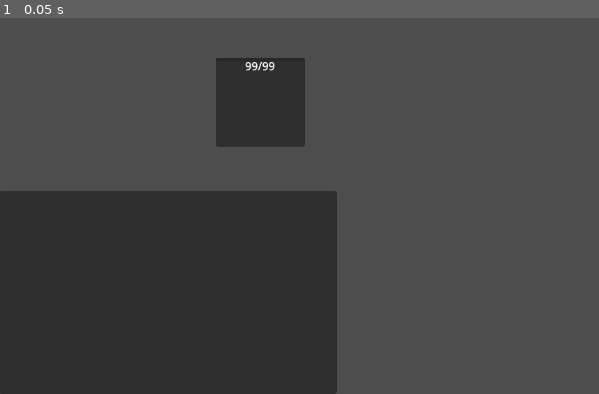
Above: before the commit, frame 1.
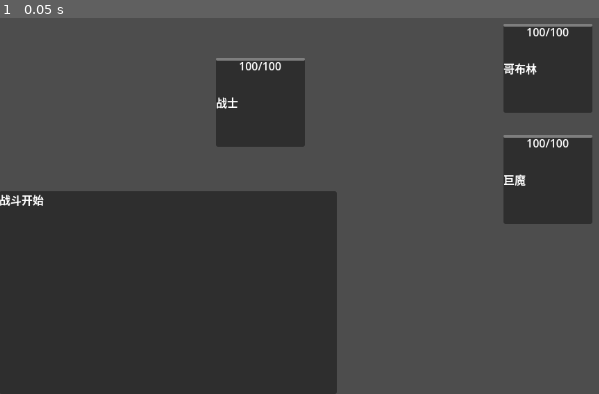
Above: after the commit, the same moment.

Repository: Liweimin0512/godot_nut_dungeon
Game: Godot game, scene res://main.tscn
Same seed, same stepped clock (60 frames per second), same inputs: the game is played once before the commit and once after it.
Inputs:
- Up to frame 1 (0.05 s): no input

The runs differ from the first frame. In frame 1, 7.3% of the frame differs, in the area x 0-99%, y 1-55%.
Error before the commit: Parse Error: Invalid argument for "initialization()" function: argument 1 should be "Dictionary" but is "CombatComponent". (res://source/character.gd:37)
Error after the commit: Invalid access to property or key 'attribute_value_changed' on a base object of type 'Resource (AbilityAttribute)'. (res://source/ability_system/ability_resour…

Commit message:
技能组件重构

Diff:
--- a/data_models/ability/skill_ability/attack.tres
+++ b/data_models/ability/skill_ability/attack.tres
@@ -1,15 +1,7 @@
-[gd_resource type="Resource" script_class="SkillAbility" load_steps=5 format=3 uid="uid://djxtouuveyace"]
+[gd_resource type="Resource" script_class="SkillAbility" load_steps=3 format=3 uid="uid://djxtouuveyace"]
 
 [ext_resource type="Script" path="res://source/ability_system/ability_effect/ability_effect.gd" id="1_arydq"]
-[ext_resource type="Script" path="res://source/ability_system/ability_effect/deal_damage.gd" id="2_ilajx"]
 [ext_resource type="Script" path="res://source/ability_system/ability/skill_ability.gd" id="2_m7n11"]
-
-[sub_resource type="Resource" id="Resource_8mj2q"]
-script = ExtResource("2_ilajx")
-damage_multiplier = 1.0
-target_type = &""
-target_amount = 1
-effects = Array[ExtResource("1_arydq")]([])
 
 [resource]
 script = ExtResource("2_m7n11")
@@ -27,4 +19,4 @@
 ability_name = &"普通攻击"
 ability_description = "一次普通攻击，对幼小的心灵造成多么大的伤害！"
 level = 1
-effects = Array[ExtResource("1_arydq")]([SubResource("Resource_8mj2q")])
+effects = Array[ExtResource("1_arydq")]([])
--- a/data_models/ability/skill_ability/resolute.tres
+++ b/data_models/ability/skill_ability/resolute.tres
@@ -3,7 +3,7 @@
 [ext_resource type="Script" path="res://source/ability_system/ability_effect/ability_effect.gd" id="1_foxpy"]
 [ext_resource type="Script" path="res://source/ability_system/ability_effect/modify_resource.gd" id="2_4knft"]
 [ext_resource type="Script" path="res://source/ability_system/ability/skill_ability.gd" id="2_mnj2n"]
-[ext_resource type="Script" path="res://source/ability_system/ability_trigger/ability_trigger.gd" id="4_77ecx"]
+[ext_resource type="Script" path="res://source/ability_system/ability_trigger_condition/ability_trigger.gd" id="4_77ecx"]
 [ext_resource type="Script" path="res://source/ability_system/ability_trigger_condition/ability_trigger_condition.gd" id="5_occg1"]
 [ext_resource type="Script" path="res://source/ability_system/ability_trigger_condition/ability_trigger_condition_chance.gd" id="6_jpg1i"]
 
--- a/data_models/ability/skill_ability/retaliate.tres
+++ b/data_models/ability/skill_ability/retaliate.tres
@@ -3,7 +3,7 @@
 [ext_resource type="Script" path="res://source/ability_system/ability_effect/ability_effect.gd" id="1_qf0ux"]
 [ext_resource type="Script" path="res://source/ability_system/ability/skill_ability.gd" id="2_ak3um"]
 [ext_resource type="Script" path="res://source/ability_system/ability_effect/counter_attack.gd" id="2_qeuuc"]
-[ext_resource type="Script" path="res://source/ability_system/ability_trigger/ability_trigger.gd" id="4_7xum3"]
+[ext_resource type="Script" path="res://source/ability_system/ability_trigger_condition/ability_trigger.gd" id="4_7xum3"]
 [ext_resource type="Script" path="res://source/ability_system/ability_trigger_condition/ability_trigger_condition.gd" id="5_ugqet"]
 [ext_resource type="Script" path="res://source/ability_system/ability_trigger_condition/ability_trigger_condition_chance.gd" id="6_isi10"]
 
--- a/data_models/character/hero/warrior.tres
+++ b/data_models/character/hero/warrior.tres
@@ -6,12 +6,9 @@
 [ext_resource type="Script" path="res://data_models/character/character_model.gd" id="3_smf2k"]
 [ext_resource type="Script" path="res://source/ability_system/ability/skill_ability.gd" id="3_uvp6y"]
 [ext_resource type="Script" path="res://source/ability_system/ability_resource/ability_resource.gd" id="3_xp3cv"]
-[ext_resource type="Script" path="res://source/ability_system/ability_effect/deal_damage.gd" id="4_2ggib"]
-[ext_resource type="Script" path="res://source/ability_system/ability_effect/modify_resource.gd" id="5_rjx8t"]
-[ext_resource type="Script" path="res://source/ability_system/ability_trigger/ability_trigger.gd" id="6_l55re"]
+[ext_resource type="Script" path="res://source/ability_system/ability_trigger_condition/ability_trigger.gd" id="4_on13w"]
 [ext_resource type="Script" path="res://source/ability_system/ability_trigger_condition/ability_trigger_condition.gd" id="7_1gjac"]
 [ext_resource type="Script" path="res://source/ability_system/ability_trigger_condition/ability_trigger_condition_chance.gd" id="8_n6a1i"]
-[ext_resource type="Script" path="res://source/ability_system/ability_effect/counter_attack.gd" id="9_0ldfb"]
 [ext_resource type="Script" path="res://source/ability_system/ability_resource/health_resource.gd" id="12_0ykgn"]
 [ext_resource type="Script" path="res://source/ability_system/ability_resource/rage_resource.gd" id="13_4uwnu"]
 
@@ -51,13 +48,6 @@
 level = 1
 effects = Array[ExtResource("2_cwbkj")]([])
 
-[sub_resource type="Resource" id="Resource_bpy7w"]
-script = ExtResource("4_2ggib")
-damage_multiplier = 1.5
-target_type = &"enemy"
-target_amount = 1
-effects = Array[ExtResource("2_cwbkj")]([])
-
 [sub_resource type="Resource" id="Resource_o2d38"]
 script = ExtResource("3_uvp6y")
 target_type = &"enemy"
@@ -74,14 +64,6 @@
 ability_name = &"英勇打击"
 ability_description = "对单个敌人进行强力打击"
 level = 1
-effects = Array[ExtResource("2_cwbkj")]([SubResource("Resource_bpy7w")])
-
-[sub_resource type="Resource" id="Resource_dka1f"]
-script = ExtResource("5_rjx8t")
-rage_chance = 0.3
-rage_amount = 5
-target_type = &"self"
-target_amount = 1
 effects = Array[ExtResource("2_cwbkj")]([])
 
 [sub_resource type="Resource" id="Resource_dgabu"]
@@ -89,7 +71,7 @@
 chance = 0.3
 
 [sub_resource type="Resource" id="Resource_82u64"]
-script = ExtResource("6_l55re")
+script = ExtResource("4_on13w")
 trigger_type = &"on_hurt"
 trigger_conditions = Array[ExtResource("7_1gjac")]([SubResource("Resource_dgabu")])
 
@@ -110,14 +92,6 @@
 ability_description = "在受到攻击时，有一定几率获得额外的怒气"
 trigger = SubResource("Resource_82u64")
 level = 1
-effects = Array[ExtResource("2_cwbkj")]([SubResource("Resource_dka1f")])
-
-[sub_resource type="Resource" id="Resource_wma4j"]
-script = ExtResource("9_0ldfb")
-counter_chance = 0.3
-damage_multiplier = 0.6
-target_type = &"enemy"
-target_amount = 1
 effects = Array[ExtResource("2_cwbkj")]([])
 
 [sub_resource type="Resource" id="Resource_o4lqm"]
@@ -125,7 +99,7 @@
 chance = 0.3
 
 [sub_resource type="Resource" id="Resource_skg8d"]
-script = ExtResource("6_l55re")
+script = ExtResource("4_on13w")
 trigger_type = &"on_hurt"
 trigger_conditions = Array[ExtResource("7_1gjac")]([SubResource("Resource_o4lqm")])
 
@@ -146,7 +120,7 @@
 ability_description = "在受到普通攻击时有机会进行反击"
 trigger = SubResource("Resource_skg8d")
 level = 1
-effects = Array[ExtResource("2_cwbkj")]([SubResource("Resource_wma4j")])
+effects = Array[ExtResource("2_cwbkj")]([])
 
 [sub_resource type="Resource" id="Resource_jvqq5"]
 resource_local_to_scene = true
--- a/main.gd
+++ b/main.gd
@@ -45,7 +45,7 @@
 					c_combat.owner, damage
 				])
 		)
-		c_combat.ability_component.cast_finished.connect(
+		c_combat.ability_component.ability_cast_finished.connect(
 			func(ability: Ability) -> void:
 				rich_text_label.text += "{0} 释放 {1} 技能！\n".format([c_combat, ability])
 		)
--- a/source/ability_system/ability_attribute.gd
+++ /dev/null
@@ -1,60 +0,0 @@
-extends Resource
-class_name AbilityAttribute
-
-## 技能属性类，代表技能依赖的一切属性，包括但不限于： 生命值、攻击力、防御力等
-
-## 属性名称，相当于ID
-@export var attribute_name : StringName
-## 属性值
-var attribute_value: float:
-	get:
-		return (_base_value + _value_modify) * (1 + _percentage_modify) + _absolute_modify
-	set(value):
-		assert(false, "只读属性，无法赋值")
-## 属性基础值
-@export var _base_value: float  # 基础值
-## 数值修改值
-var _value_modify : float
-## 百分比修改值
-var _percentage_modify: float
-## 绝对值修改值
-var _absolute_modify : float
-## 属性修改器列表
-var _modifiers: Array[AbilityAttributeModifier] = []
-
-func _init(atr_name : StringName = "", base: float = 0) -> void:
-	attribute_name = atr_name
-	_base_value = base
-	_value_modify = 0
-	_percentage_modify = 0
-	_absolute_modify = 0
-
-## 修改属性
-func modify(modify_type: AbilityDefinition.ATTRIBUTE_MODIFIER_TYPE, value: float) -> void:
-	match modify_type:
-		AbilityDefinition.ATTRIBUTE_MODIFIER_TYPE.VALUE:
-			_value_modify += value
-		AbilityDefinition.ATTRIBUTE_MODIFIER_TYPE.PERCENTAGE:
-			_percentage_modify += value
-		AbilityDefinition.ATTRIBUTE_MODIFIER_TYPE.ABSOLUTE:
-			_absolute_modify = value
-
-## 添加修改器
-func add_modifier(modifier: AbilityAttributeModifier) -> void:
-	_modifiers.append(modifier)
-	modify(modifier.modifier_type, modifier.value)
-
-## 移除修改器
-func remove_modifier(modifier: AbilityAttributeModifier) -> void:
-	_modifiers.erase(modifier)
-	modify(modifier.modifier_type, -modifier.value)
-
-## 获取所有修改器
-func get_modifiers() -> Array[AbilityAttributeModifier]:
-	return _modifiers
-
-func _to_string() -> String:
-	return "{attribute_name} : {attribute_value}".format({
-		"attribute_name": attribute_name,
-		"attribute_value": attribute_value
-	})
--- a/source/ability_system/ability_attribute/ability_attribute.gd
+++ b/source/ability_system/ability_attribute/ability_attribute.gd
@@ -14,11 +14,11 @@
 ## 属性基础值
 @export var _base_value: float  # 基础值
 ## 数值修改值
-var _value_modify : float
+var _value_modify : float = 0
 ## 百分比修改值
-var _percentage_modify: float
+var _percentage_modify: float = 0
 ## 绝对值修改值
-var _absolute_modify : float
+var _absolute_modify : float = 0
 ## 属性修改器列表
 var _modifiers: Array[AbilityAttributeModifier] = []
 
--- a/source/ability_system/ability_component.gd
+++ b/source/ability_system/ability_component.gd
@@ -4,13 +4,11 @@
 ## 技能组件
 
 ## 技能属性集
-@export var ability_attributes : Array[AbilityAttribute]
-## 当前单位所有的技能消耗资源
-@export var ability_resources : Array[AbilityResource]
+@export var _ability_attributes : Dictionary
+## 当前单位所有的技能消耗资源，同名资源是单例
+@export var _ability_resources : Dictionary
 ## 当前单位所拥有的全部技能(包括BUFF)
-@export var abilities : Array[Ability]
-## 技能执行上下文
-var _ability_context : Dictionary
+@export var _abilities : Dictionary
 
 ## 属性变化时发出
 signal attribute_changed(atr_name: StringName, value: float)
@@ -20,16 +18,23 @@
 signal ability_cast_finished(ability: Ability)
 
 ## 组件初始化
-func initialization(context: Dictionary = {}) -> void:
-	_ability_context = context
-	for res : AbilityResource in ability_resources:
-		res.initialization(self, _ability_context)
+func initialization(
+		attribute_set: Array[AbilityAttribute] = [],
+		ability_resource_set : Array[AbilityResource] = [],
+		ability_set : Array[Ability] = []) -> void:
+	for attribute : AbilityAttribute in attribute_set:
+		if not _ability_attributes.has(attribute.attribute_name):
+			_ability_attributes[attribute.attribute_name] = attribute
+		# attribute.initialization(self)
+	for res : AbilityResource in ability_resource_set:
+		_ability_resources[res.ability_resource_name] = res
+		res.initialization(self)
 		res.current_value_changed.connect(
 			func(value: int) -> void:
 				resource_changed.emit(res.ability_resource_name, value)
 		)
-	for ability in abilities:
-		ability.initialization(self, _ability_context)
+	for ability in ability_set:
+		_abilities[ability.ability_name] = ability
 		ability.cast_finished.connect(
 			func() -> void:
 				ability_cast_finished.emit(ability)
@@ -39,16 +44,16 @@
 
 ## 获取属性
 func get_attribute(atr_name: StringName) -> AbilityAttribute:
-	for atr : AbilityAttribute in ability_attributes:
-		if atr.attribute_name == atr_name:
-			return atr
+	var attribute : AbilityAttribute = _ability_attributes.get(atr_name)
+	if attribute:
+		return attribute
 	return null
 
 ## 获取属性值
 func get_attribute_value(atr_name : StringName) -> float:
-	var atr := get_attribute(atr_name)
-	if atr:
-		return atr.attribute_value
+	var attribute := get_attribute(atr_name)
+	if attribute:
+		return attribute.attribute_value
 	assert(false, "找不到需要的属性："+ atr_name)
 	return -1
 
@@ -91,9 +96,9 @@
 
 ## 获取资源
 func get_resource(res_name: StringName) -> AbilityResource:
-	for res : AbilityResource in ability_resources:
-		if res.ability_resource_name == res_name:
-			return res
+	var res : AbilityResource = _ability_resources.get(res_name)
+	if res:
+		return res
 	return null
 
 ## 消耗资源
@@ -104,8 +109,8 @@
 	return false
 
 ## 触发资源回调
-func _callback_resource(callback_name: StringName, callbakc_params : Array) -> void:
-	for res : AbilityResource in ability_resources:
+func _handle_resource_callback(callback_name: StringName, callbakc_params : Array) -> void:
+	for res : AbilityResource in _ability_resources.values():
 		if res.has_method(callback_name):
 			res.callv(callback_name, callbakc_params)
 
@@ -115,20 +120,20 @@
 
 ## 获取可用主动技能
 func get_available_abilities() -> Array[Ability]:
-	var available_abilities : Array[Ability] = abilities.filter(
+	var available_abilities : Array[Ability] = _abilities.values().filter(
 		func(ability: Ability) -> bool:
 			return _is_ability_available(ability)
 	)
 	return available_abilities
 
 ## 尝试释放技能
-func try_cast_ability(ability: Ability, context:Dictionary = {}) -> void:
+func try_cast_ability(ability: Ability, context:Dictionary = {}) -> bool:
 	if not has_enough_resources(ability.cost_resource_name, ability.cost_resource_value):
 		print("消耗不足，无法释放技能！")
-		return
+		return false
 	if ability.is_cooldown:
 		print("技能正在冷却！")
-		return
+		return false
 	await get_tree().create_timer(0.5).timeout
 	var caster : Node = context.caster
 	consume_resources(ability.cost_resource_name, ability.cost_resource_value)
@@ -136,22 +141,18 @@
 	for effect : AbilityEffect in ability.effects:
 		effect.apply_effect(context)
 	ability.current_cooldown = ability.cooldown
+	return true
 
 ## 更新技能冷却计时，在回合开始前
 func update_ability_cooldown() -> void:
-	for ability : Ability in abilities:
+	for ability : Ability in _abilities:
 		if not ability is SkillAbility: continue
 		if ability.is_cooldown:
 			ability.current_cooldown -= 1
 
-## 判断技能是否可用
-func _is_ability_available(ability: Ability) -> bool:
-	## 这个方法用来筛选哪些可用的主动技能
-	return not ability.is_cooldown and not ability.is_auto_cast and has_enough_resources(ability.cost_resource_name, ability.cost_resource_value)
-
 ## 应用技能
-func apply_ability(ability: Ability) -> void:
-	ability.initialization(self, _ability_context)
+func apply_ability(ability: Ability, ability_context: Dictionary = {}) -> void:
+	ability.initialization(self, ability_context)
 	if ability is SkillAbility:
 		if ability.is_auto_cast and ability.trigger == null:
 			try_cast_ability(ability)
@@ -161,39 +162,36 @@
 			remove_ability(_buff)
 			if _buff.buff_type == AbilityDefinition.BUFF_TYPE.DURATION or _buff.can_stack:
 				ability.value += _buff.value
-		_ability_context["source"] = ability
+		ability_context["source"] = ability
 		print("应用BUFF：", ability)
 	for effect in ability.effects:
-		effect.apply_effect(_ability_context)
-	abilities.append(ability)
+		effect.apply_effect(ability_context)
+	_abilities[ability.ability_name] = ability
 
 ## 移除技能
-func remove_ability(ability: Ability) -> void:
-	abilities.erase(ability)
+func remove_ability(ability: Ability, ability_context: Dictionary = {}) -> void:
+	_abilities.erase(ability.ability_name)
 	for effect in ability.effects:
-		effect.remove_effect(_ability_context)
+		effect.remove_effect(ability_context)
 	print("移除Ability：", ability)
 
 ## 获取BUFF技能
 func get_buff_ability(buff_name : StringName) -> BuffAbility:
-	for ability in abilities:
+	for ability in _abilities.values():
 		if ability is BuffAbility and ability.ability_name	 == buff_name:
 			return ability
 	return null
 
 ## 获取SKILL技能
 func get_skill_ability(skill_name : StringName) -> SkillAbility:
-	for ability in abilities:
+	for ability in _abilities.values():
 		if ability is SkillAbility and ability.ability_name	 == skill_name:
 			return ability
 	return null
 
 ## 获取所有BUFF技能
-func get_buffs() -> Array[BuffAbility]:
-	return abilities.filter(
-		func(ability: Ability) -> bool:
-			return ability is BuffAbility
-			)
+func get_buffs() -> Array[Ability]:
+	return _abilities.values().filter(func(ability: Ability) -> bool:return ability is BuffAbility)
 
 ## 更新BUFF状态
 func update_buffs() -> void:
@@ -206,12 +204,17 @@
 				if buff.value <= 0:
 					remove_ability(buff)
 
+## 判断技能是否可用
+func _is_ability_available(ability: Ability) -> bool:
+	## 这个方法用来筛选哪些可用的主动技能
+	return not ability.is_cooldown and not ability.is_auto_cast and has_enough_resources(ability.cost_resource_name, ability.cost_resource_value)
+
 #endregion
 
 ## 处理游戏事件
 func handle_game_event(event_name: StringName, event_context: Dictionary = {}) -> void:
-	_callback_resource(event_name, event_context.values())
-	for ability in abilities:
-		if ability.trigger and ability.trigger.trigger_name == event_name:
+	_handle_resource_callback(event_name, event_context.values())
+	for ability in _abilities.values():
+		if ability.trigger and ability.trigger.trigger_type == event_name:
 			if ability.trigger.check(event_context):
 				try_cast_ability(ability)
--- a/source/ability_system/ability_resource/ability_resource.gd
+++ b/source/ability_system/ability_resource/ability_resource.gd
@@ -24,17 +24,23 @@
 var is_full : bool:
 	get:
 		return current_value == max_value
+## 对应属性
+var _attribute : AbilityAttribute
 
 ## 当前值改变时发射
 signal current_value_changed(value : int)
 
 ## ability_component的initialization
-func initialization(ability_component: AbilityComponent, context: Dictionary = {}) -> void:
+func initialization(ability_component: AbilityComponent) -> void:
 	if not attribute_name.is_empty():
-		var atr_value : int = ability_component.get_attribute_value(attribute_name)
-		if atr_value:
-			max_value = atr_value
-			current_value = max_value
+		_attribute = ability_component.get_attribute(attribute_name)
+		max_value = round(_attribute.attribute_value)
+		current_value = max_value
+		_attribute.attribute_value_changed.connect(
+			func(value: int) -> void:
+				max_value = value
+				current_value = max_value
+		)
 
 ## 消耗
 func consume(amount: int) -> bool:
--- a/source/ability_system/ability_trigger/ability_trigger.gd
+++ b/source/ability_system/ability_trigger_condition/ability_trigger.gd
@@ -11,7 +11,7 @@
 
 ## 检查触发条件
 func check(context: Dictionary) -> bool:
-    for condition : AbilityTriggerCondition in trigger_conditions:
-        if not condition.check(context):
-            return false
-    return true
+	for condition : AbilityTriggerCondition in trigger_conditions:
+		if not condition.check(context):
+			return false
+	return true
--- a/source/ability_system/ability_trigger_condition/ability_trigger_condition_chance.gd
+++ b/source/ability_system/ability_trigger_condition/ability_trigger_condition_chance.gd
@@ -6,4 +6,4 @@
 @export var chance: float = 1.0
 
 func check(_context: Dictionary) -> bool:
-    return randf() < chance
+	return randf() < chance
--- a/source/character.gd
+++ b/source/character.gd
@@ -20,8 +20,12 @@
 	if character_model:
 		character_model = character_model.duplicate()
 		cha_name = character_model.character_name
-		_initialization_ability_component()
-		_initialization_combat_component()
+		ability_component.initialization(
+			character_model.ability_attributes,
+			character_model.ability_resources,
+			character_model.abilities
+		)
+		combat_component.initialization(character_model.camp)
 	label_name.text = cha_name
 	progress_bar.max_value = ability_component.get_attribute_value("生命值")
 	progress_bar.value = ability_component.get_resource_value("生命值")
@@ -29,16 +33,6 @@
 		ability_component.get_resource_value("生命值"),
 		ability_component.get_attribute_value("生命值")
 		])
-
-func _initialization_ability_component() -> void:
-	ability_component.ability_attributes = character_model.ability_attributes
-	ability_component.ability_resources = character_model.ability_resources.duplicate(true)
-	ability_component.abilities = character_model.abilities.duplicate(true)
-	ability_component.initialization(combat_component)
-
-func _initialization_combat_component() -> void:
-	combat_component.camp = character_model.camp
-	combat_component.initialization()
 
 func _on_area_2d_mouse_entered() -> void:
 	print("_on_area_2d_mouse_entered：", self.name)
--- a/source/combat_system/combat.gd
+++ b/source/combat_system/combat.gd
@@ -54,25 +54,25 @@
 ## 获取随机敌方单位(的战斗组件）
 func get_random_enemy(cha: CombatComponent) -> CombatComponent:
 	var target : CombatComponent
-	if cha.camp == CombatDefinition.COMBAT_CAMP_TYPE.PLAY:
+	if cha.combat_camp == CombatDefinition.COMBAT_CAMP_TYPE.PLAY:
 		target = enemy_combats.pick_random()
-	elif cha.camp == CombatDefinition.COMBAT_CAMP_TYPE.ENEMY:
+	elif cha.combat_camp == CombatDefinition.COMBAT_CAMP_TYPE.ENEMY:
 		target = player_combats.pick_random()
 	return target
 
 ## 获取所有敌人
 func get_all_enemies(cha: CombatComponent) -> Array[CombatComponent]:
-	if cha.camp == CombatDefinition.COMBAT_CAMP_TYPE.PLAY:
+	if cha.combat_camp == CombatDefinition.COMBAT_CAMP_TYPE.PLAY:
 		return enemy_combats
-	elif cha.camp == CombatDefinition.COMBAT_CAMP_TYPE.ENEMY:
+	elif cha.combat_camp == CombatDefinition.COMBAT_CAMP_TYPE.ENEMY:
 		return player_combats
 	return []
 
 ## 获取所有盟友
 func get_all_allies(cha: CombatComponent) -> Array[CombatComponent]:
-	if cha.camp == CombatDefinition.COMBAT_CAMP_TYPE.PLAY:
+	if cha.combat_camp == CombatDefinition.COMBAT_CAMP_TYPE.PLAY:
 		return player_combats
-	elif cha.camp == CombatDefinition.COMBAT_CAMP_TYPE.ENEMY:
+	elif cha.combat_camp == CombatDefinition.COMBAT_CAMP_TYPE.ENEMY:
 		return enemy_combats
 	return []
 
@@ -91,9 +91,9 @@
 	for combat in combats:
 		combat.died.connect(
 			func() -> void:
-				if combat.camp == CombatDefinition.COMBAT_CAMP_TYPE.PLAY:
+				if combat.combat_camp == CombatDefinition.COMBAT_CAMP_TYPE.PLAY:
 					player_combats.erase(combat)
-				elif combat.camp == CombatDefinition.COMBAT_CAMP_TYPE.ENEMY:
+				elif combat.combat_camp == CombatDefinition.COMBAT_CAMP_TYPE.ENEMY:
 					enemy_combats.erase(combat)
 				if player_combats.is_empty():
 					_combat_defeat()
--- a/source/combat_system/combat_component.gd
+++ b/source/combat_system/combat_component.gd
@@ -6,7 +6,7 @@
 ## 依赖于技能系统组件
 @onready var ability_component: AbilityComponent = %AbilityComponent
 ## 所属阵营
-@export var camp : CombatDefinition.COMBAT_CAMP_TYPE = CombatDefinition.COMBAT_CAMP_TYPE.NONE
+@export var combat_camp : CombatDefinition.COMBAT_CAMP_TYPE = CombatDefinition.COMBAT_CAMP_TYPE.NONE
 ## 是否为存活单位
 var is_alive : bool :
 	get:
@@ -18,7 +18,7 @@
 ## 当前战斗，为空则表示不是在战斗状态
 var _current_combat: Combat
 ## 战斗组件所属角色，为了测试时候看着方便
-var _cha_name : StringName :
+var _combat_owner_name : StringName :
 	get:
 		return self.to_string()
 
@@ -31,15 +31,15 @@
 signal turn_ended
 
 ## 组件初始化
-func initialization() -> void:
-	pass
+func initialization(camp: CombatDefinition.COMBAT_CAMP_TYPE) -> void:
+	combat_camp = camp
+	print("combat_component: {0} 初始化".format([_combat_owner_name]))
 
 ## 战斗开始
 func combat_start(combat: Combat) -> void:
 	print(self, "战斗开始！")
 	_current_combat = combat
-	ability_component.on_combat_start()
-	_update_ability_component_context()
+	ability_component.handle_game_event("on_combat_start")
 	combat_started.emit()
 
 ## 回合开始
@@ -52,13 +52,36 @@
 	ability_component.update_ability_cooldown()
 	ability_component.update_buffs()
 	ability_component.handle_game_event("on_turn_start")
+	await action()
 	turn_started.emit()
+
+## 行动
+func action() -> void:
+	_pre_action()
+	print("combat_component: {0} 行动".format([self]))
 	var ability: Ability = ability_component.get_available_abilities().pick_random()
 	var targets := _get_ability_targets(ability)
 	print("combat_component: {0} 尝试释放技能{1}".format([
 		self, ability
 	]))
-	await ability_component.try_cast_ability(ability, {"targets" : targets})
+	var ability_context := {
+		"caster" : self,
+		"enemies" : _current_combat.get_all_enemies(self),
+		"allies" : _current_combat.get_all_allies(self),
+		"targets" : targets
+	}
+	var ok := await ability_component.try_cast_ability(ability, ability_context)
+	if not ok:
+		print("combat_component: {0} 释放技能失败".format([self]))
+	_post_action()
+
+## 行动前
+func _pre_action() -> void:
+	pass
+
+## 行动后
+func _post_action() -> void:
+	pass
 
 ## 回合结束
 func turn_end() -> void:
@@ -91,7 +114,7 @@
 		"damage" : damage
 		})
 	hited.emit(target)
-	await target.hurt(self, damage)
+	target.hurt(self, damage)
 
 ## 受击
 func hurt(damage_source: CombatComponent, damage: float) -> void:
@@ -104,7 +127,7 @@
 		ability_component.get_resource_value("生命值"),
 		ability_component.get_attribute_value("生命值")
 	]))
-	var ok := ability_component.consume_resources("生命值", damage)
+	var ok := ability_component.consume_resources("生命值", round(damage))
 	hurted.emit(damage)
 	if not ok:
 		_die()
@@ -119,16 +142,6 @@
 func _get_random_enemy() -> CombatComponent:
 	assert(_current_combat, "当前战斗不存在！不是战斗状态么？")
 	return _current_combat.get_random_enemy(self)
-
-## 更新技能组件上下文信息
-func _update_ability_component_context() -> void:
-	var context : Dictionary = ability_component.context
-	if _current_combat:
-		context["enemies"] = _current_combat.get_all_enemies(self)
-		context["allies"] = _current_combat.get_all_allies(self)
-	else:
-		context["enemies"] = null
-	ability_component.context = context
 
 ## 获取技能目标
 func _get_ability_targets(ability : Ability) -> Array[CombatComponent]:
Not shown: 1 places in data_models/character/hero/warrior.tres that only renumber resources
